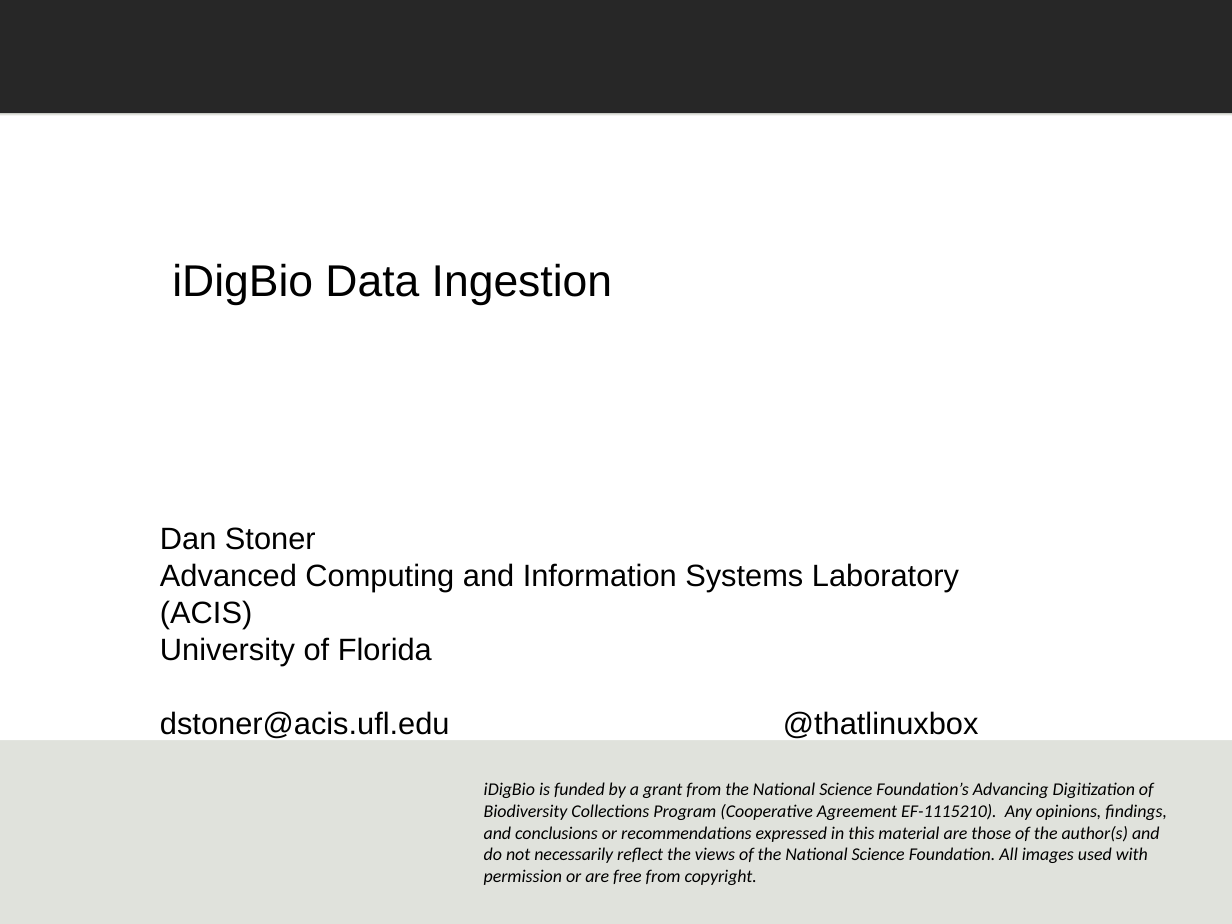
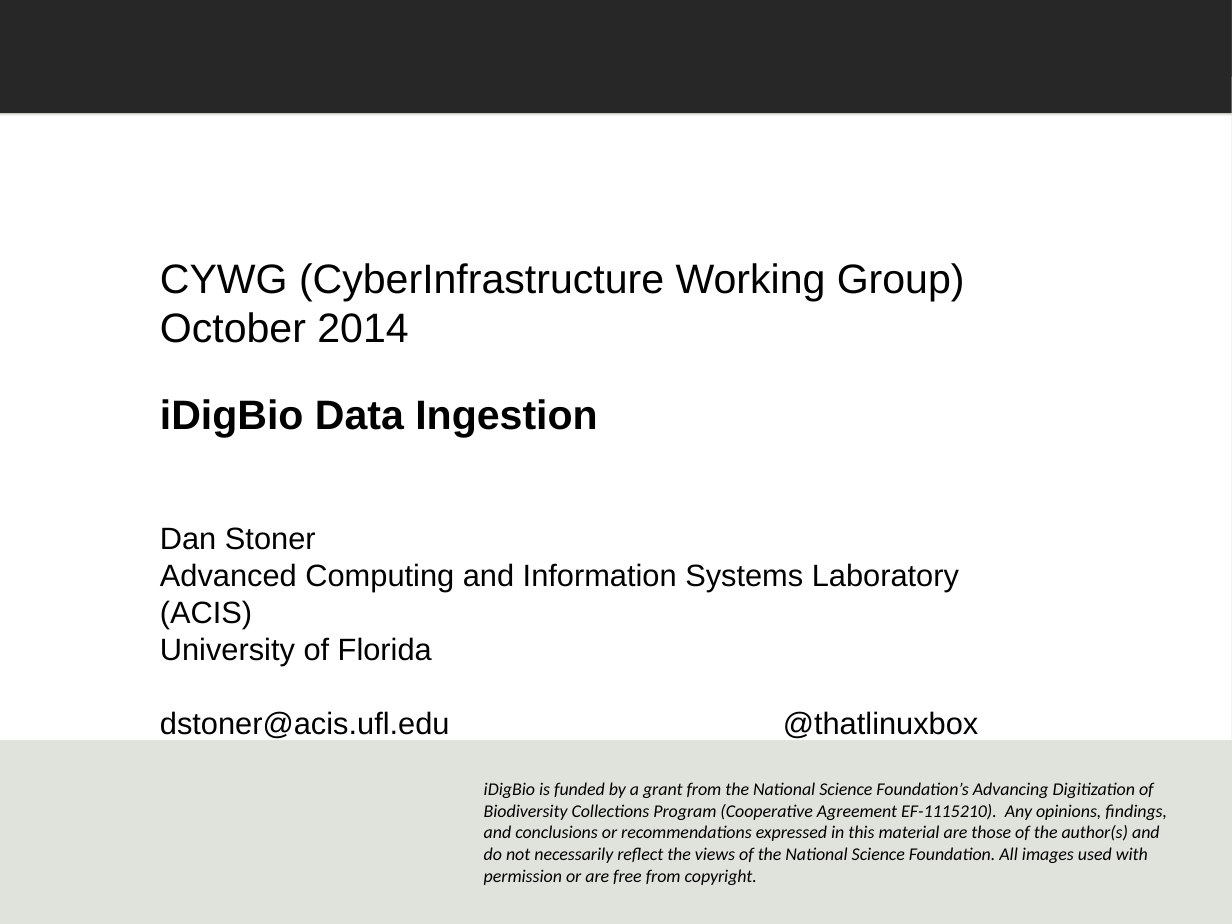
Before and after one commit to danstoner/idigbio-scratch, a slide deck: slide 1 of Dan_CYWG_2014.pptx. Drawn at 1232x924 pixels with LibreOffice and Linux fonts; fonts in the diff are those of the drawing; background and template pictures are left out. Boxes give left, top, right and bottom in pixels: in the first picture for what was removed or moved away, otherwise in the second. Text is boxed around its words. In the diff, an @@ line names an element or a change of style, - is before the commit and + after.

Commit message:
add Ingestion Reporting

```diff
--- a/Dan_CYWG_2014.pptx
+++ b/Dan_CYWG_2014.pptx
@@ text "CYWG (CyberInfrastructure Working Group)": place and size @@
-text "CYWG (CyberInfrastructure Working Group)" at [172, 263, 612, 306]
+text "CYWG (CyberInfrastructure Working Group)" at [160, 263, 965, 437]
@@ text at [160, 263, 965, 343]: paragraphs added @@
+CYWG (CyberInfrastructure Working Group)
+October 2014
@@ text at [160, 399, 597, 437]: size 26 to 24 pt, bold on in "iDigBio Data Ingestion" @@
```
Also in this commit, not shown: 1 other slide changed, 2 slides added, 1 other file.
